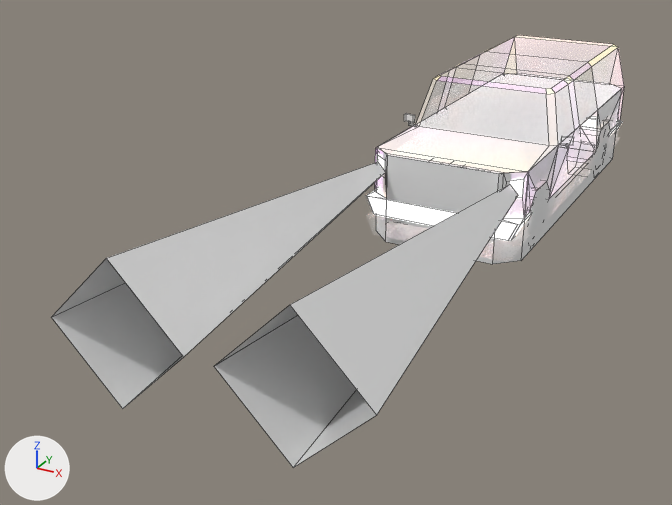
Renders of the FBX model Assets/FBX/Environment/NPCs/cop2.fbx from each side of a commit.
The view is the same before and after, from a 50 mm camera at (7.43, -23.04, 8.63) aimed at (-1.85, -6.17, 0.19). Arrows for +X, +Y and +Z are at lower left; the lights stay in place. Mesh edges are drawn as thin lines. Where no turn or scale is listed for an object, it has been applied to the vertices.

In view in the first picture: 'cop2', 'cop2_cldr'.
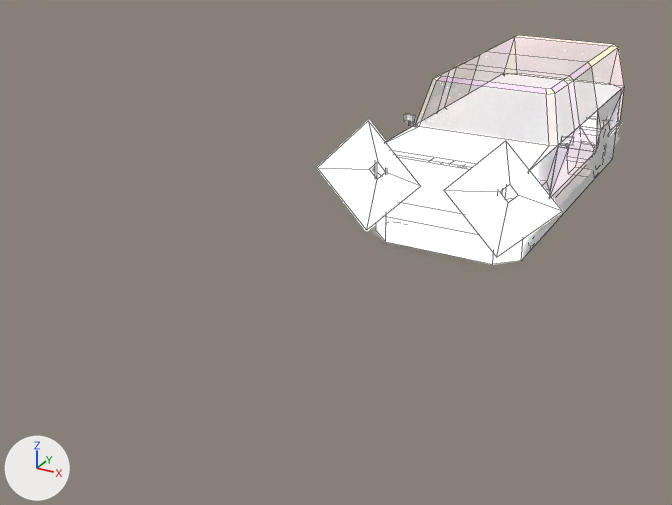
Changed parts and their boxes [x1, y1, x2, y2] in the pictures (672 x 505 px; the box of a moved part takes in the faces that stretch with it):
```json
{"object": "cop2", "change": "reshaped", "before": [52, 117, 622, 468], "after": [318, 117, 622, 257]}
{"part": 1, "of": "me_cube_030", "change": "moved or reshaped", "before": [52, 162, 518, 468], "after": [318, 121, 562, 257]}
```

Scene script edits in JSON lines:
```json
{"op": "add", "block": "mat_retroatlasgodray", "code": "mat_retroatlasgodray.emission_strength = 50.0"}
{"block": "me_cube_030", "where": "me_cube_030.from_pydata(...)  # 362 vertices, 309 faces; spans x -2.9..2.9, y -13.7..4.8, z 0.0..3.4"}
{"block": "me_cube_030", "where": "# used by ob_cop2; location = (0.0, 0.0, 0.0)"}
{"block": "me_cube_030", "where": "# before: 346 (0.3, -13.7, 1.7) at pixel (213, 366), 347 (1.6, -13.7, 3.0) at pixel (289, 304), 350 (1.6, -13.7, 0.4) at pixel (293, 467), 351 (2.9, -13.7, 1.7) at pixel (376, 415), 354 (-0.3, -13.7, 1.7) at pixel (183, 357)"}
{"block": "me_cube_030", "where": "# before: 355 (-1.6, -13.7, 3.0) at pixel (106, 258), 358 (-1.6, -13.7, 0.4) at pixel (122, 408), 359 (-2.9, -13.7, 1.7) at pixel (51, 317)"}
{"block": "me_cube_030", "change": "me_cube_030 part 1"}
{"op": "add", "block": "me_cube_030", "code": "for i in [346, 347, 350, 351, 354, 355, 358, 359]: me_cube_030.vertices[i].co += Vector((0.0, 8.5, 0.0))"}
```
